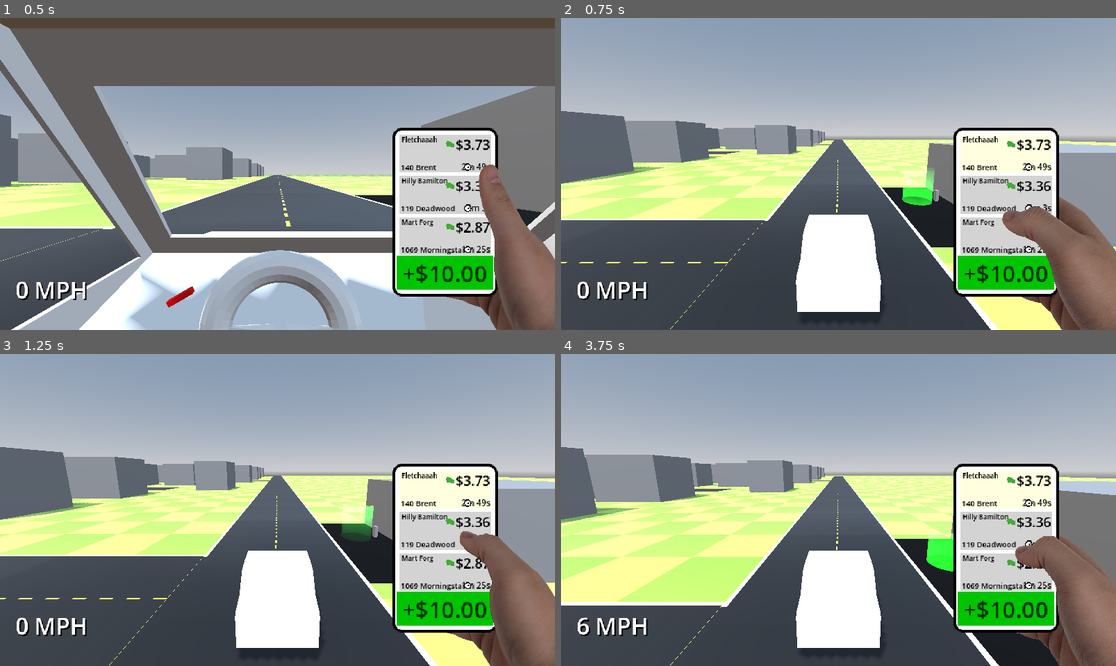
Above: before the commit, frames 1-4 (two rows, left to right).
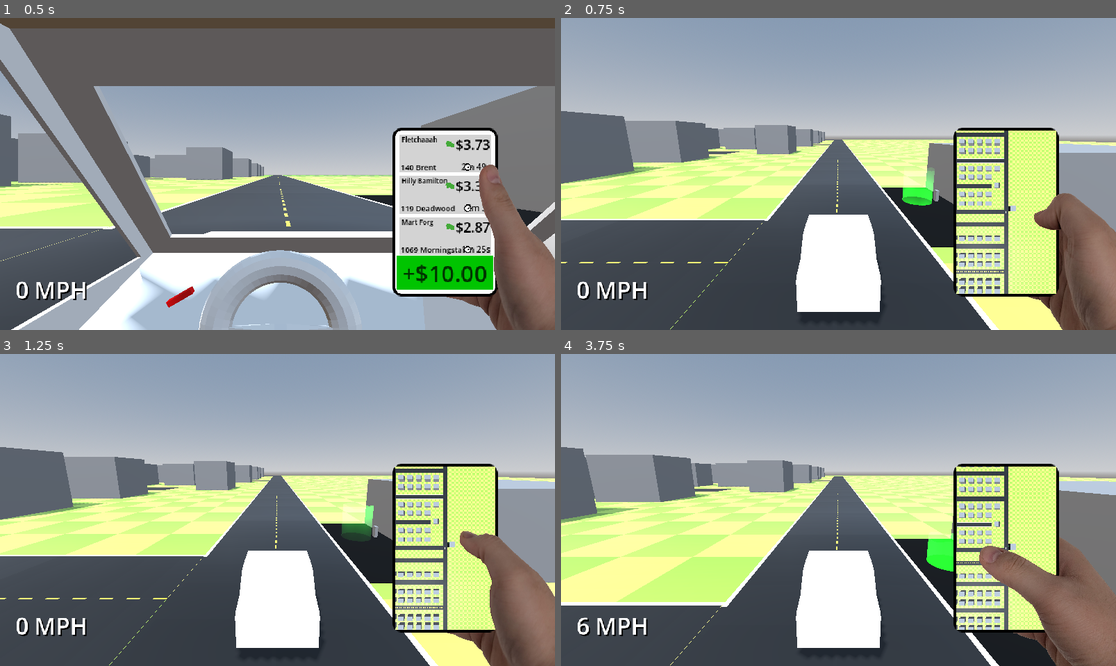
Above: after the commit, the same moments.

Repository: AndrewHamel111/SISGameJam2026
Game: Godot game, scene res://scenes/world.tscn
The game is run twice, just before and just after one commit, with the same random seed, the same clock (stepped at 60 frames per second) and the same inputs.
Inputs:
- Up to frame 1 (0.5 s): no input
- Up to frame 2 (0.75 s): tap Enter at 0.5 s; hold L (phone_right) from 0.53 s (still down); tap P (camera_toggle) at 0.6 s
- Up to frame 3 (1.25 s): keep holding L (phone_right)
- Up to frame 4 (3.75 s): release L (phone_right) at 1.28 s; hold Space (brake) 1.28-2.03 s; tap U (phone_confirm) at 1.35, 2, 2.85 s; hold L (phone_right) 2.03-2.78 s; tap P (camera_toggle) at 2.1, 3.6 s; hold W (accelerate) 2.78-3.53 s; hold J (phone_left) from 3.53 s (still down)

Frame 1 is identical in both runs. In frame 2, 11% of the frame differs, in the area x 71-100%, y 36-100%; in frame 3, 8.5%; in frame 4, 11%.

Commit message:
Minimap adjustment, can toggle between map and orders

Diff:
--- a/entities/player/player.gd
+++ b/entities/player/player.gd
@@ -85,8 +85,10 @@
 		hud.phone_display.select_order(phone_selected_index)
 	if Input.is_action_just_pressed("phone_left"):
 		hud.hand_controller.set_pose(HandController.Pose.SWIPE_LEFT)
+		hud.phone_display.scroll_apps(-1)
 	elif Input.is_action_just_pressed("phone_right"):
 		hud.hand_controller.set_pose(HandController.Pose.SWIPE_RIGHT)
+		hud.phone_display.scroll_apps(1)
 
 	if Input.is_action_just_pressed("phone_confirm"):
 		hud.hand_controller.set_pressed(true)
--- a/scenes/hud.tscn
+++ b/scenes/hud.tscn
@@ -124,12 +124,34 @@
 horizontal_alignment = 1
 vertical_alignment = 1
 
-[node name="MapView" type="Control" parent="PhoneDisplay/TextureRect" unique_id=228295085]
+[node name="MapView" type="Control" parent="PhoneDisplay/TextureRect" unique_id=1698227467]
+visible = false
 anchors_preset = 0
-offset_right = 40.0
-offset_bottom = 40.0
+offset_left = 169.71426
+offset_top = 216.57143
+offset_right = 209.71426
+offset_bottom = 256.5714
+script = ExtResource("7_5pdws")
+
+[node name="SubViewportContainer" type="SubViewportContainer" parent="PhoneDisplay/TextureRect/MapView" unique_id=514925115]
+layout_mode = 0
+offset_left = -167.42856
+offset_top = -213.71428
+offset_right = 89.57144
+offset_bottom = 298.2857
+metadata/_edit_use_anchors_ = true
+
+[node name="SubViewport" type="SubViewport" parent="PhoneDisplay/TextureRect/MapView/SubViewportContainer" unique_id=630261304]
+handle_input_locally = false
+size = Vector2i(119, 194)
+render_target_update_mode = 0
+
+[node name="MinimapCamera" type="Camera3D" parent="PhoneDisplay/TextureRect/MapView/SubViewportContainer/SubViewport" unique_id=731611126]
+unique_name_in_owner = true
+transform = Transform3D(1, 0, 0, 0, -4.371139e-08, 1, 0, -1, -4.371139e-08, 0, 100, 0)
 
 [node name="BankView" type="Control" parent="PhoneDisplay/TextureRect" unique_id=764700452]
+visible = false
 anchors_preset = 0
 offset_right = 40.0
 offset_bottom = 40.0
@@ -158,23 +180,3 @@
 offset_bottom = 447.99988
 pivot_offset = Vector2(1300, 900)
 texture = ExtResource("6_hd3ao")
-
-[node name="Node2D" type="Node2D" parent="." unique_id=1275958081]
-visible = false
-script = ExtResource("7_5pdws")
-
-[node name="SubViewportContainer" type="SubViewportContainer" parent="Node2D" unique_id=514925115]
-offset_left = 819.0
-offset_top = 234.0
-offset_right = 1076.0
-offset_bottom = 746.0
-metadata/_edit_use_anchors_ = true
-
-[node name="SubViewport" type="SubViewport" parent="Node2D/SubViewportContainer" unique_id=630261304]
-handle_input_locally = false
-size = Vector2i(209, 340)
-render_target_update_mode = 0
-
-[node name="MinimapCamera" type="Camera3D" parent="Node2D/SubViewportContainer/SubViewport" unique_id=731611126]
-unique_name_in_owner = true
-transform = Transform3D(1, 0, 0, 0, -4.371139e-08, 1, 0, -1, -4.371139e-08, 0, 100, 0)
--- a/scripts/hand_controller.gd
+++ b/scripts/hand_controller.gd
@@ -47,7 +47,7 @@
 	texrect_back.texture = hand_library.swipe_back[anim_frame]
 	texrect_front.texture = hand_library.swipe_front[anim_frame]
 	anim_frame += 1 if swipe_anim == Pose.SWIPE_LEFT else -1
-	get_tree().create_timer(0.1).timeout.connect(next_swipe_frame)
+	get_tree().create_timer(0.05).timeout.connect(next_swipe_frame)
 
 func set_pressed(pressed: bool) -> void:
 	if pressed:
--- a/scripts/minimap.gd
+++ b/scripts/minimap.gd
@@ -1,4 +1,4 @@
-extends Node2D
+extends Control
 
 var minimap_camera: Camera3D
 var player: Node3D
--- a/scripts/phone_display.gd
+++ b/scripts/phone_display.gd
@@ -3,6 +3,19 @@
 
 @onready var vbox: VBoxContainer = $TextureRect/OrdersView/VBoxContainer
 @onready var order_display : PackedScene = load("res://scenes/order_display.tscn")
+@onready var app_views: Array[Control] = [
+	$TextureRect/OrdersView,
+	$TextureRect/MapView
+]
+
+enum App
+{
+	ORDERS = 0,
+	MAP,
+	COUNT,
+}
+
+var current_app: int = App.ORDERS as int
 
 static var status_color: Dictionary[Order.Status, Color] = {
 	Order.Status.PENDING: Color.LIGHT_GRAY,
@@ -47,3 +60,15 @@
 		push_error("Tried to get_order for an index (%d) exceeding the order slots on the phone!" % [index])
 		return null
 	return (children[index] as OrderDisplay).order
+
+func scroll_apps(direction: int) -> void:
+	current_app += 1
+	if current_app == App.COUNT as int:
+		current_app = 0
+	elif current_app == -1:
+		current_app = (App.COUNT as int) - 1
+
+	for view in app_views:
+		view.hide()
+
+	app_views[current_app].show()
Not shown: 1 places in scenes/hud.tscn that only renumber resources
